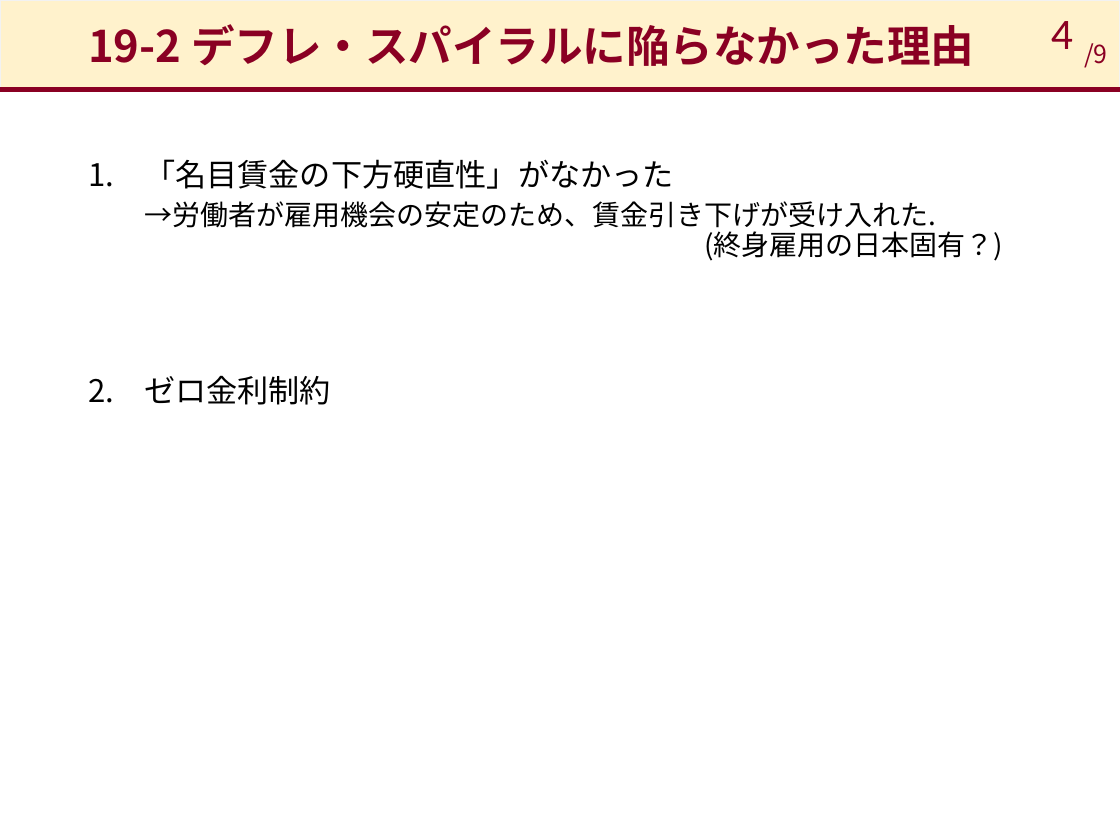
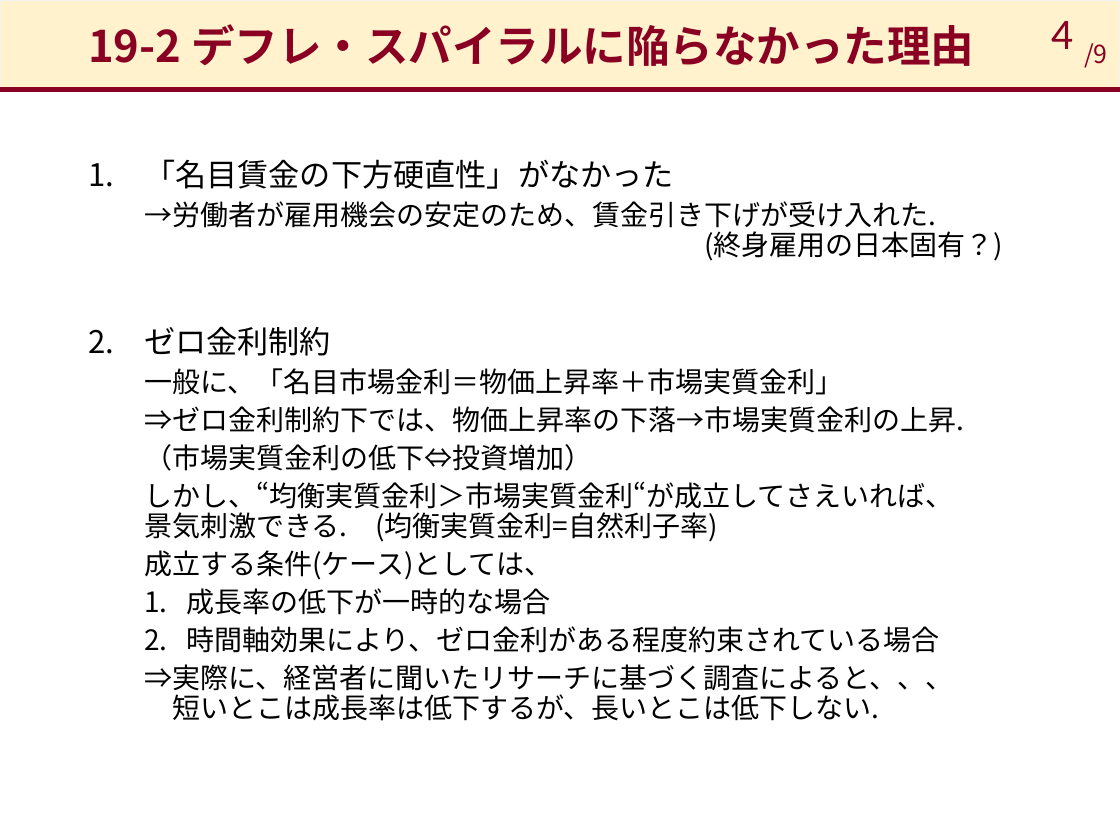
Before and after one commit to takashiikai1991/shirakawa, a slide deck: slide 4 of Sec_18/現代の金融政策_19.pptx. Drawn at 1120x840 pixels with LibreOffice and Linux fonts; fonts in the diff are those of the drawing. Boxes give left, top, right and bottom in pixels: in the first picture for what was removed or moved away, otherwise in the second. Text is boxed around its words. In the diff, an @@ line names an element or a change of style, - is before the commit and + after.

Commit message:
up_v19

```diff
--- a/Sec_18/現代の金融政策_19.pptx
+++ b/Sec_18/現代の金融政策_19.pptx
@@ text at (144,368,964,721): paragraphs added @@
+  一般に、「名目市場金利＝物価上昇率＋市場実質金利」
+  ⇒ゼロ金利制約下では、物価上昇率の下落→市場実質金利の上昇.
+  （市場実質金利の低下⇔投資増加）
+  しかし、“均衡実質金利＞市場実質金利“が成立してさえいれば、
+  景気刺激できる. (均衡実質金利=自然利子率)
+  成立する条件(ケース)としては、
+  1. 成長率の低下が一時的な場合
+  2. 時間軸効果により、ゼロ金利がある程度約束されている場合
+  ⇒実際に、経営者に聞いたリサーチに基づく調査によると、、、
+  短いとこは成長率は低下するが、長いとこは低下しない.
```
Also in this commit, not shown: 1 other slide changed, 1 slide added.
